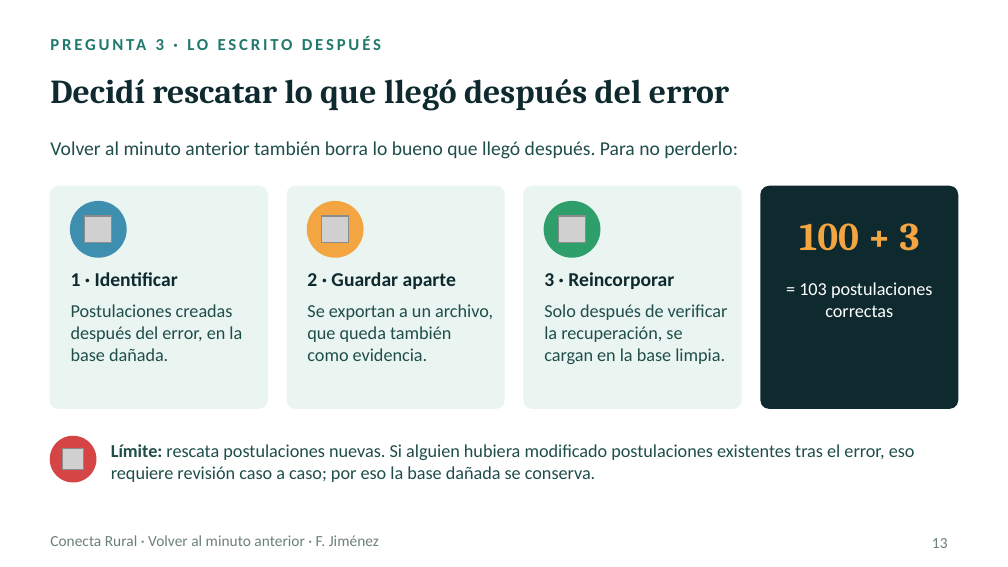
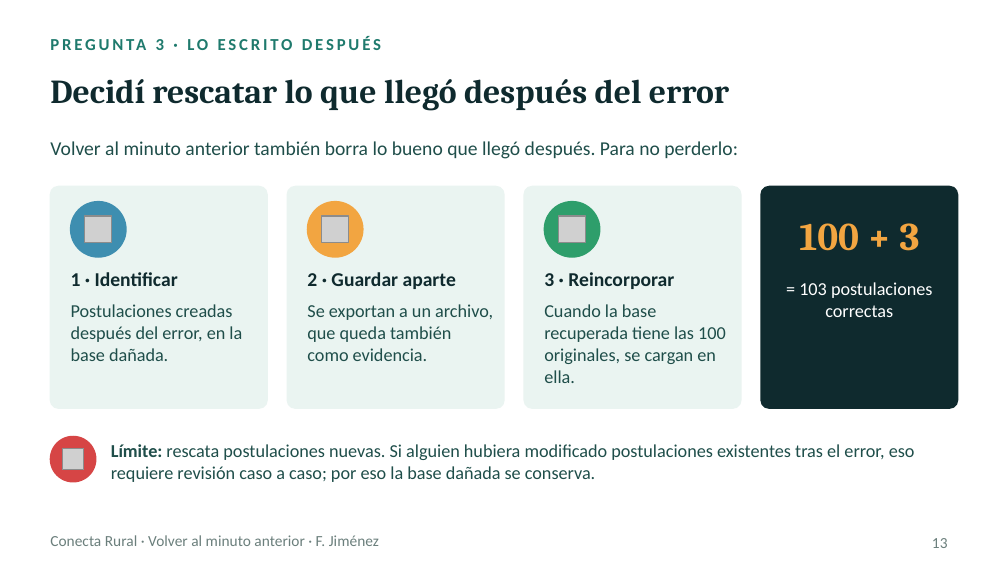
Before and after one commit to fjimenezbravo/dba-sgd-pitr, a slide deck: slide 13 of presentation/Volver_al_minuto_anterior_v5.pptx. Drawn at 1008x567 pixels with LibreOffice and Linux fonts; fonts in the diff are those of the drawing; grey boxes stand for pictures. Boxes give left, top, right and bottom in pixels: in the first picture for what was removed or moved away, otherwise in the second. Text is boxed around its words. In the diff, an @@ line names an element or a change of style, - is before the commit and + after.

```diff
--- a/presentation/Volver_al_minuto_anterior_v5.pptx
+++ b/presentation/Volver_al_minuto_anterior_v5.pptx
@@ text at (544, 304, 726, 383): text changed @@
-Solo después de verificar la recuperación, se cargan en la base limpia.
+Cuando la base recuperada tiene las 100 originales, se cargan en ella.
```
Also in this commit, not shown: 1 other slide changed, 2 other files.
